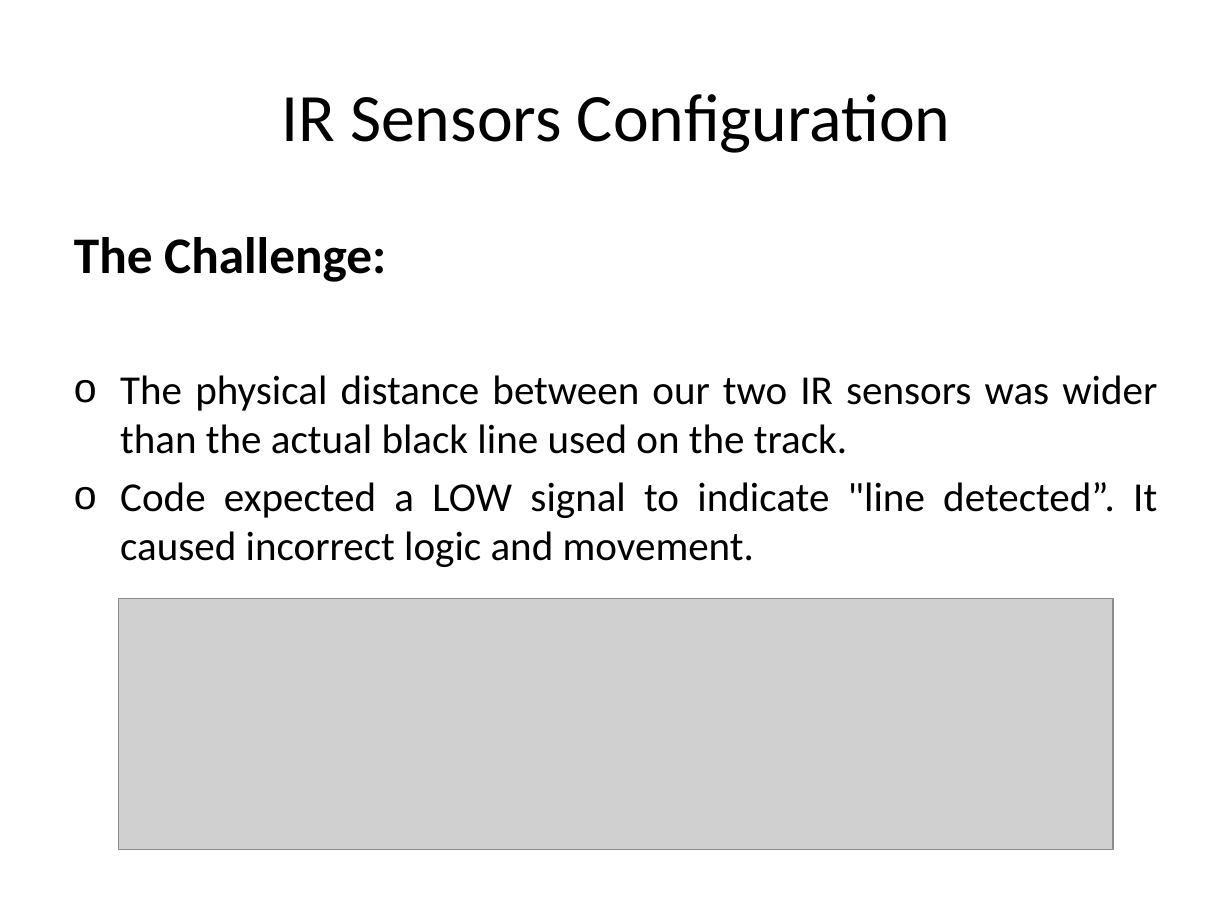
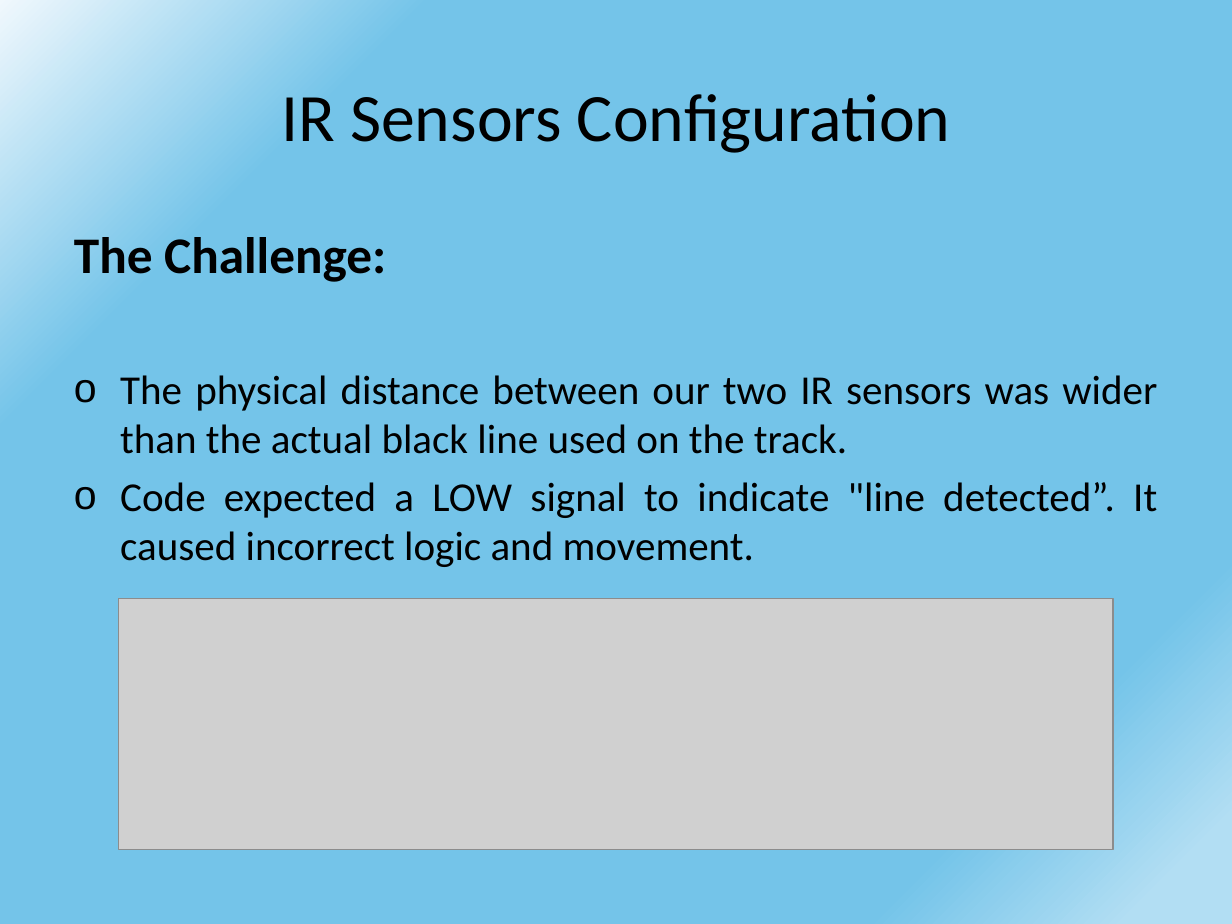
Before and after one commit to DariaShushkova/Autonomous_vehicle_prototype, a slide deck: slide 11 of Presentation.pptx. Drawn at 1232x924 pixels with LibreOffice and Linux fonts; fonts in the diff are those of the drawing; grey boxes stand for pictures. Boxes give left, top, right and bottom in pixels: in the first picture for what was removed or moved away, otherwise in the second. Text is boxed around its words. In the diff, an @@ line names an element or a change of style, - is before the commit and + after.

Commit message:
edited the design of the presentation

```diff
--- a/Presentation.pptx
+++ b/Presentation.pptx
@@ background #FFFFFF to gradient #F0F8FD to #74C4E9 to #B2DEF3 @@
```
Also in this commit, not shown: 13 other slides changed.
